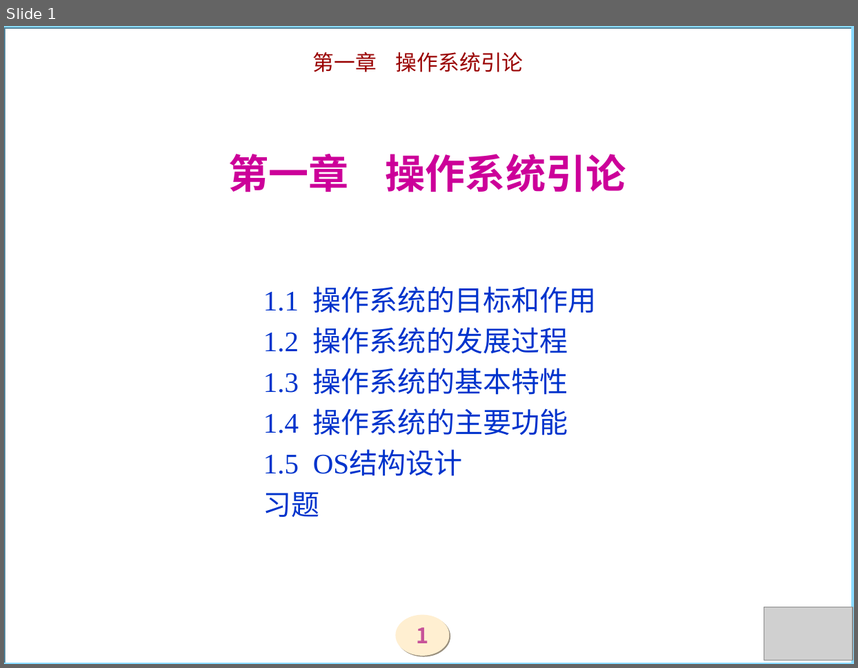
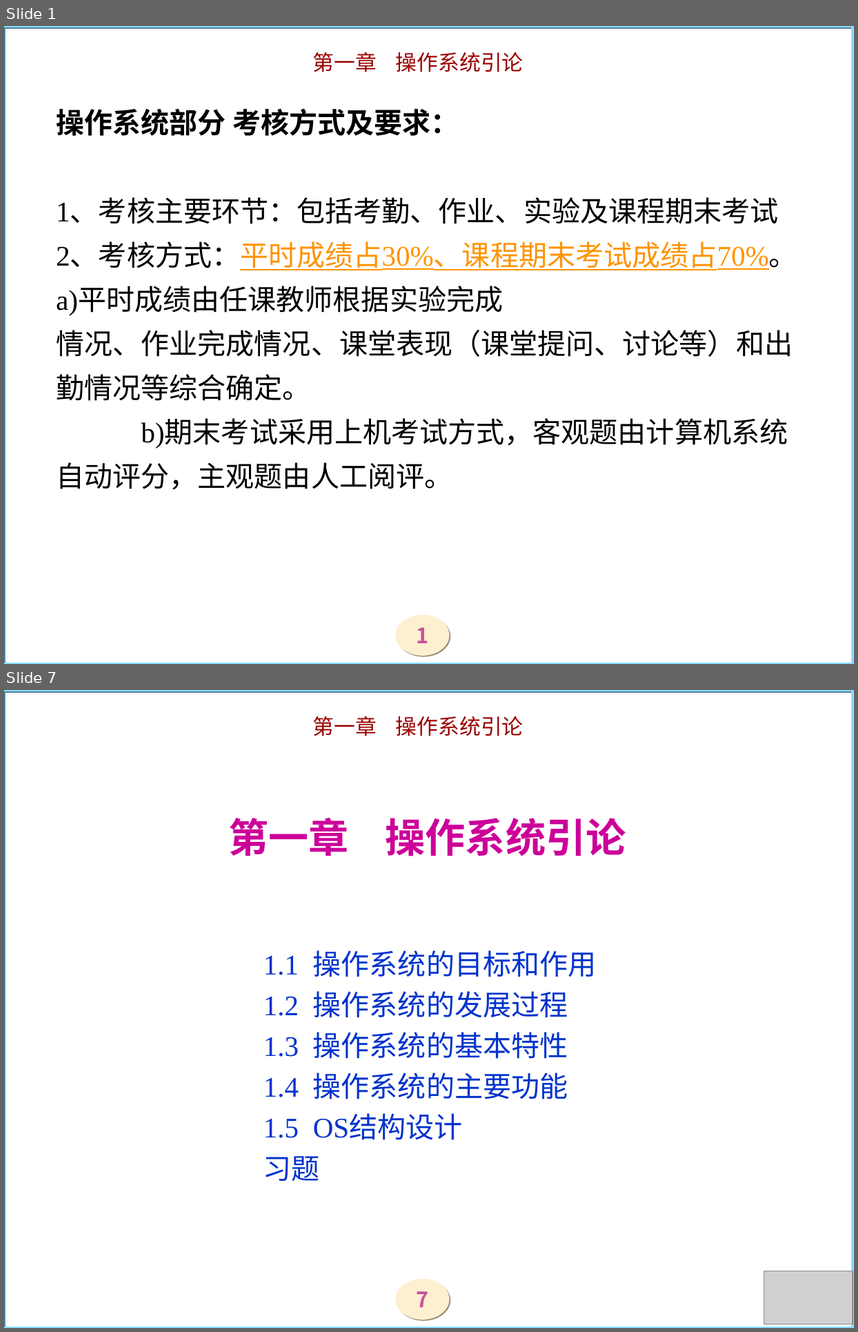
Before and after one commit to zjyesir/hmc_OS, a slide deck: ppt/1操作系统引论.ppt. Shown one above the other, each under a label of ours: slide 1 before the commit, slides 1 and 7 after it; the slides between them are not shown. The pictures are 858x668 and 858x1332 pixels, drawn with LibreOffice and Linux fonts; fonts in the diff are those of the drawing; grey boxes stand for pictures; background and template pictures are left out. Boxes give left, top, right and bottom in pixels: in the first picture for what was removed or moved away, otherwise in the second. Text is boxed around its words. In the diff, an @@ line names an element or a change of style, - is before the commit and + after.

```diff
--- a/ppt/1操作系统引论.ppt
+++ b/ppt/1操作系统引论.ppt
@@ slide 1 added at (4, 26, 854, 664), background picture (left out); not listed: 3 template elements that a slide beside it also shows @@
@@ title added at (56, 108, 797, 490), 24 pt, text #000000 @@
+操作系统部分 考核方式及要求：
+1、考核主要环节：包括考勤、作业、实验及课程期末考试
+2、考核方式：平时成绩占30%、课程期末考试成绩占70%。 a)平时成绩由任课教师根据实验完成
+情况、作业完成情况、课堂表现（课堂提问、讨论等）和出勤情况等综合确定。
+b)期末考试采用上机考试方式，客观题由计算机系统自动评分，主观题由人工阅评。
@@ what was slide 1 is now slide 7 @@
@@ page number at (416, 1291, 428, 1307): text changed @@
-1
+7
```
Also in this commit, not shown: 5 other slides added, 1 other file.
